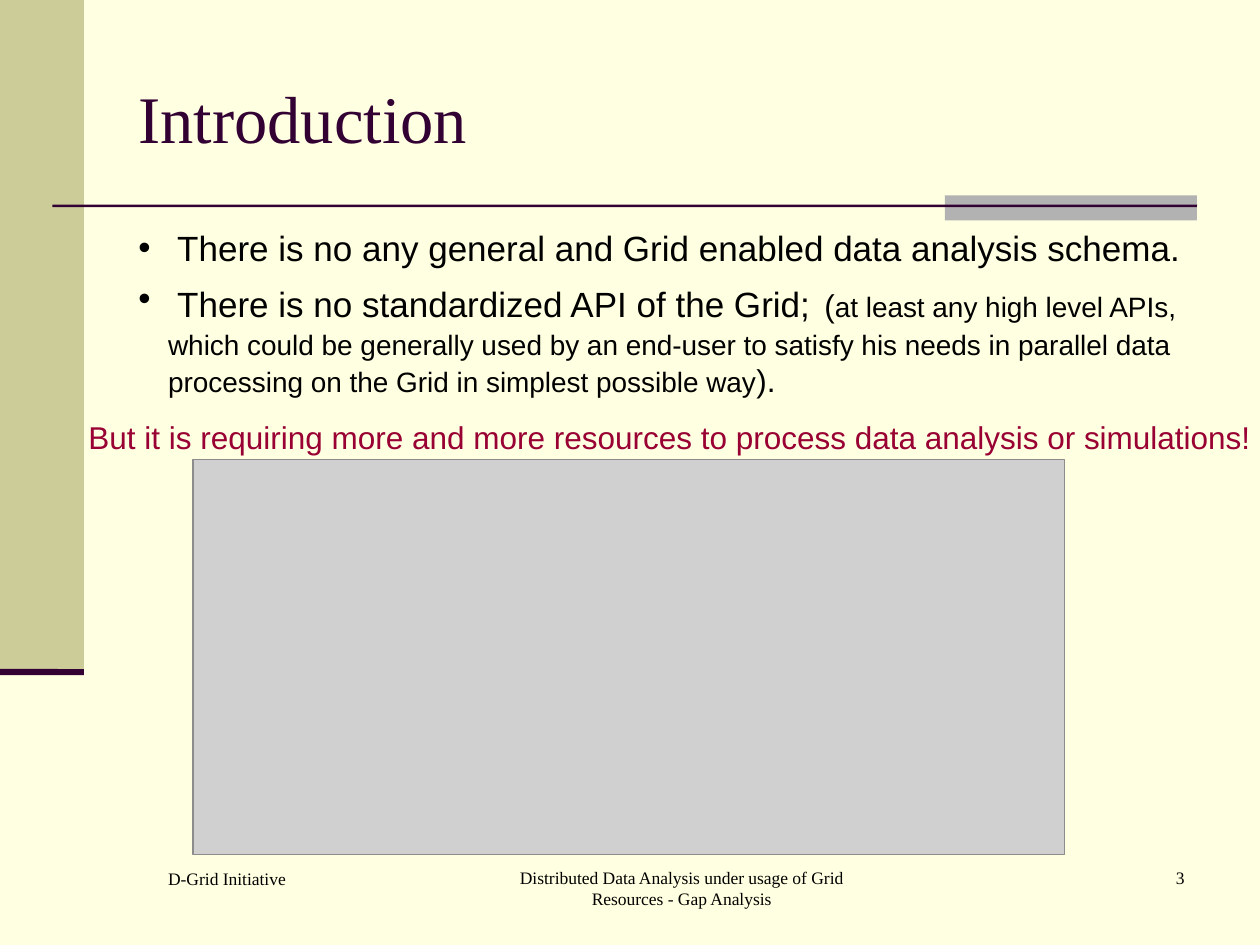
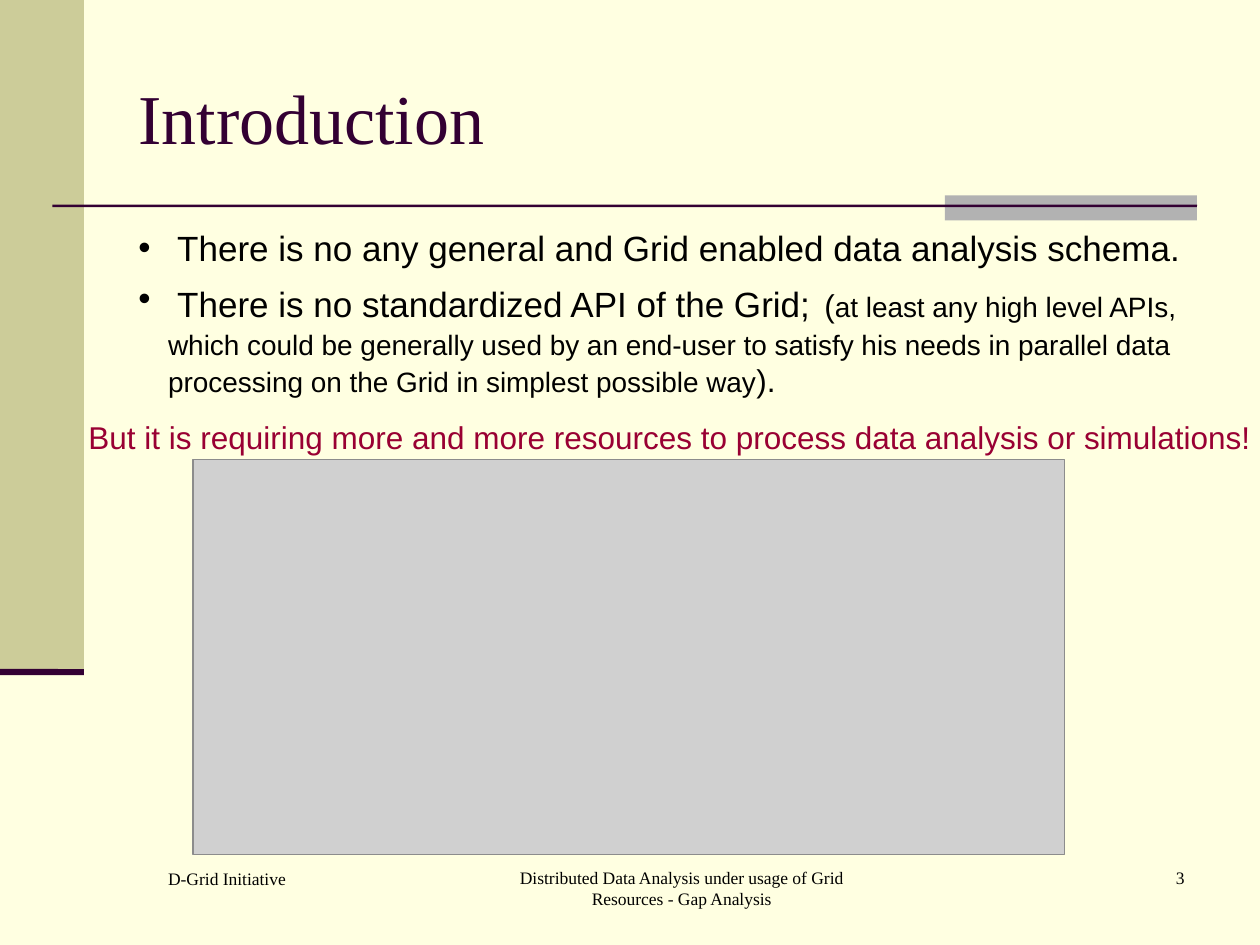
Before and after one commit to AnarManafov/PoDDocumentation, a slide deck: slide 3 of HEPCG-Workshops/2006-Nov/HEPCG-Workshops-2006-Nov.ppt. Drawn at 1260x945 pixels with LibreOffice and Linux fonts; fonts in the diff are those of the drawing; grey boxes stand for pictures. Boxes give left, top, right and bottom in pixels: in the first picture for what was removed or moved away, otherwise in the second. Text is boxed around its words. In the diff, an @@ line names an element or a change of style, - is before the commit and + after.

```diff
--- a/HEPCG-Workshops/2006-Nov/HEPCG-Workshops-2006-Nov.ppt
+++ b/HEPCG-Workshops/2006-Nov/HEPCG-Workshops-2006-Nov.ppt
@@ title "Introduction" at [138,95,484,145]: size 38 to 40 pt @@
```
Also in this commit, not shown: 8 other slides changed.
